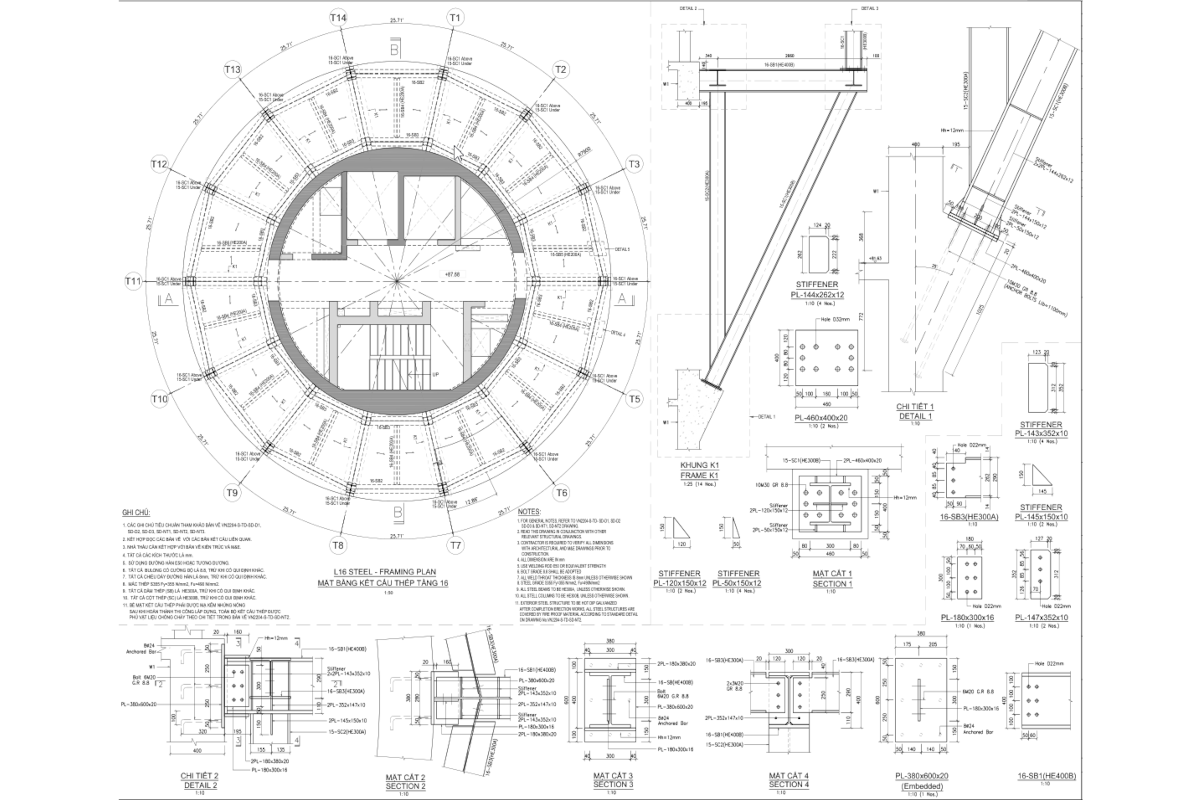
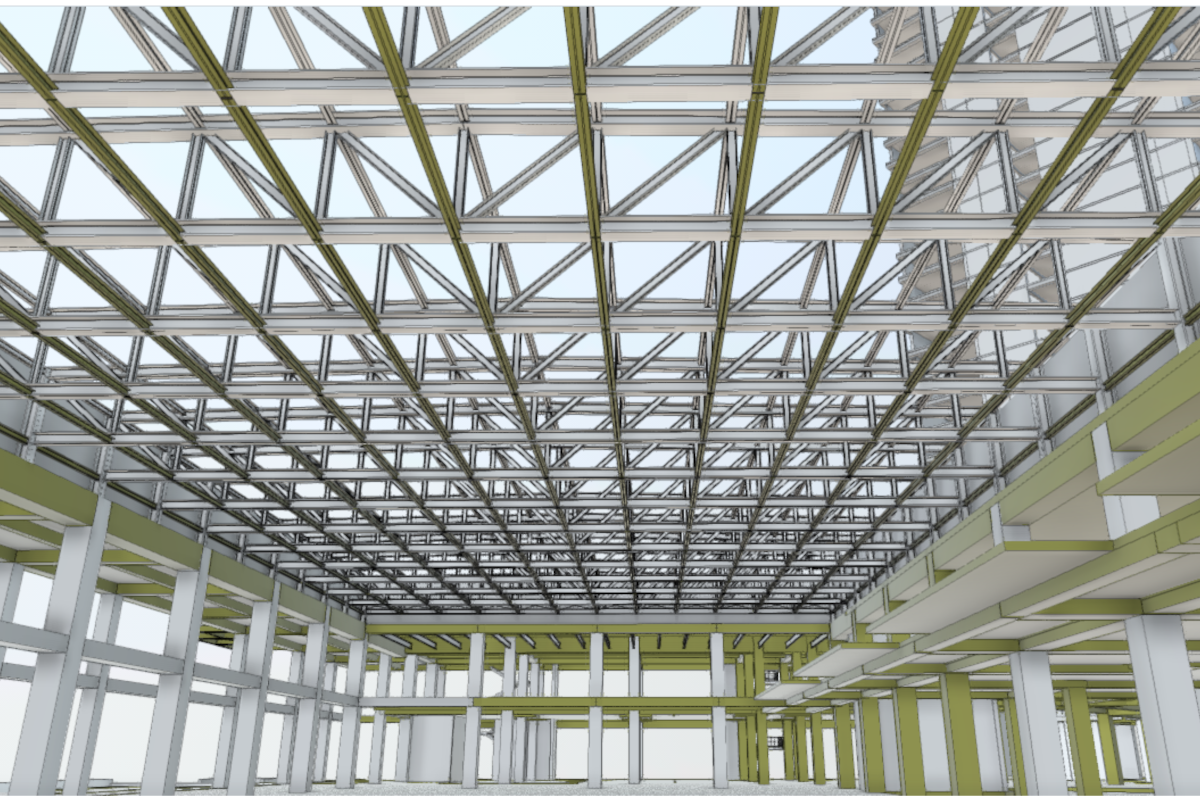
Layered file, before and after one edit (1200px x 800px). Changes by layer:
painted on "Pasted Layer" over (x1=0, y1=0, x2=1200, y2=800)
